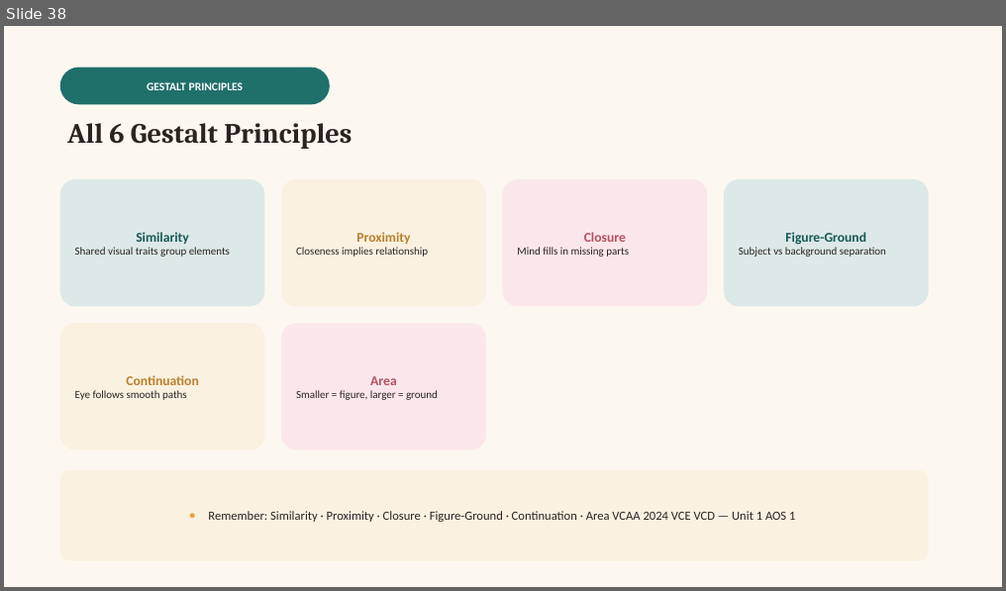
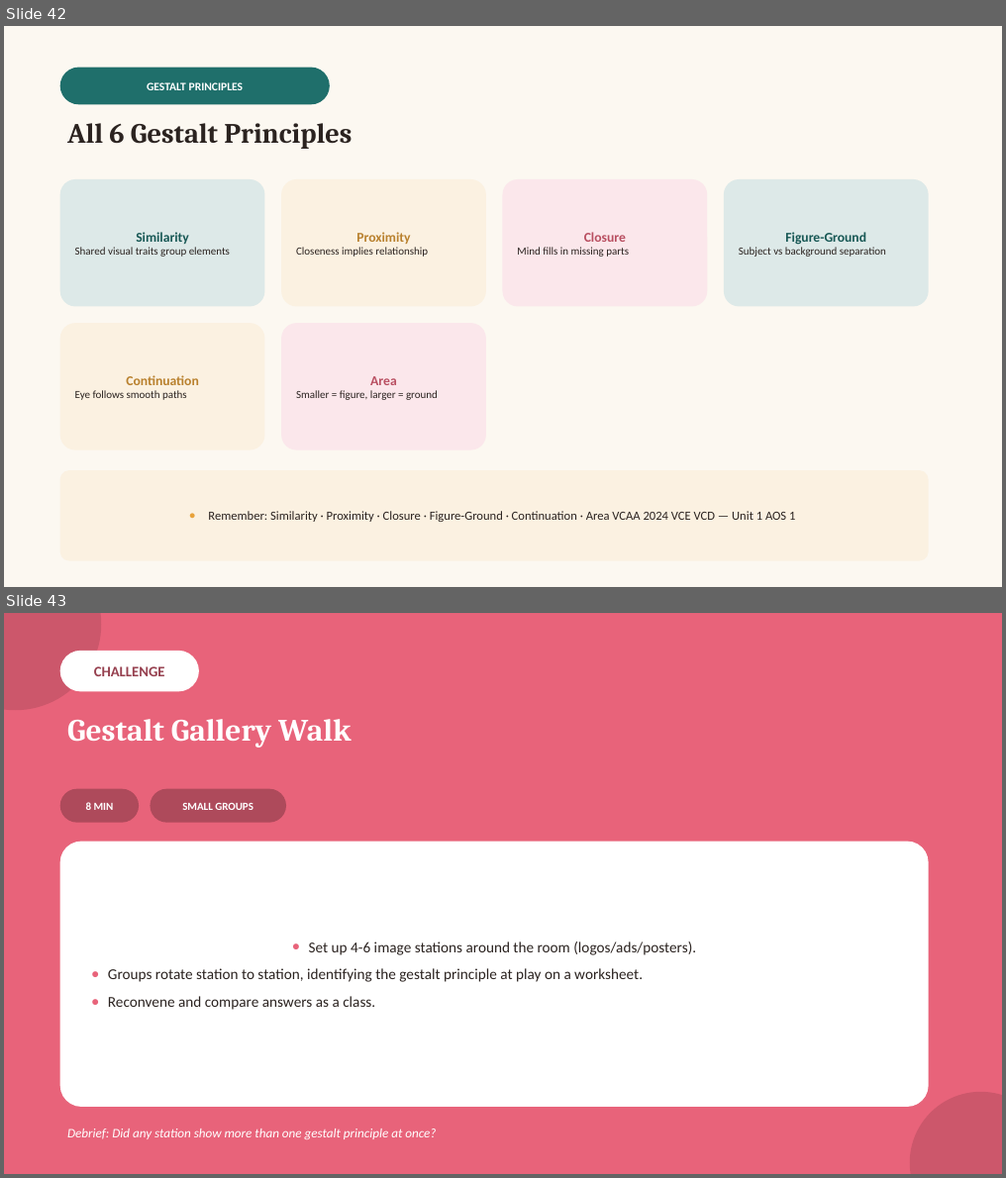
Before and after one commit to melodywyc0710/chuck, a slide deck: teaching-materials/vcd-vce/powerpoint/Unit1-Finding-Design-Solutions.pptx. Shown one above the other, each under a label of ours: slide 38 before the commit, slides 42 and 43 after it. The pictures are 1006x591 and 1006x1178 pixels, drawn with LibreOffice and Linux fonts; fonts in the diff are those of the drawing. Boxes give left, top, right and bottom in pixels: in the first picture for what was removed or moved away, otherwise in the second. Text is boxed around its words. In the diff, an @@ line names an element or a change of style, - is before the commit and + after.

```diff
--- a/teaching-materials/vcd-vce/powerpoint/Unit1-Finding-Design-Solutions.pptx
+++ b/teaching-materials/vcd-vce/powerpoint/Unit1-Finding-Design-Solutions.pptx
@@ slide 43 added at [4,613,1002,1174], background #E8637A @@
@@ ellipse added at [4,613,101,710], fill #CC576B @@
@@ rounded rectangle added at [60,651,199,691], fill #FFFFFF, 14 pt, text #96404F, bold @@
+CHALLENGE
@@ text added at [67,719,350,748], 30 pt, text #FFFFFF, bold @@
+Gestalt Gallery Walk
@@ rounded rectangle added at [60,789,139,823], fill #AE4A5B, 10.5 pt, text #FFFFFF, bold @@
+8 MIN
@@ rounded rectangle added at [150,789,286,823], fill #AE4A5B, 10.5 pt, text #FFFFFF, bold @@
+SMALL GROUPS
@@ rounded rectangle added at [60,842,929,1107], fill #FFFFFF, 14.5 pt, text #2B2320 @@
+● Set up 4-6 image stations around the room (logos/ads/posters).
+● Groups rotate station to station, identifying the gestalt principle at play on a worksheet.
+● Reconvene and compare answers as a class.
@@ ellipse added at [910,1092,1002,1174], fill #CC576B @@
@@ text added at [67,1129,436,1140], 12.5 pt, text #FFFFFF, italic @@
+Debrief: Did any station show more than one gestalt principle at once?
@@ what was slide 38 is now slide 42 @@
```
Also in this commit, not shown: 11 other slides added, 4 other files.
